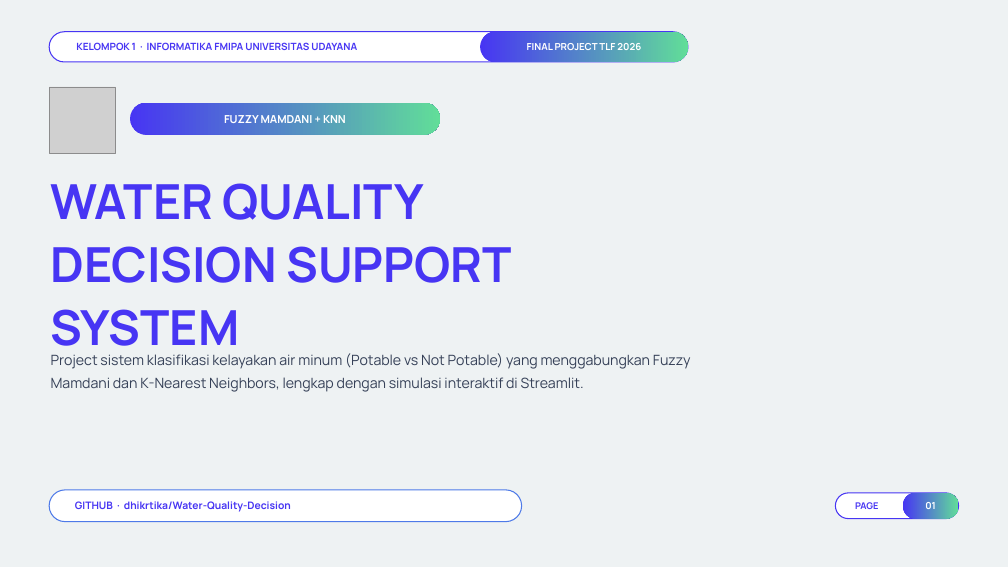
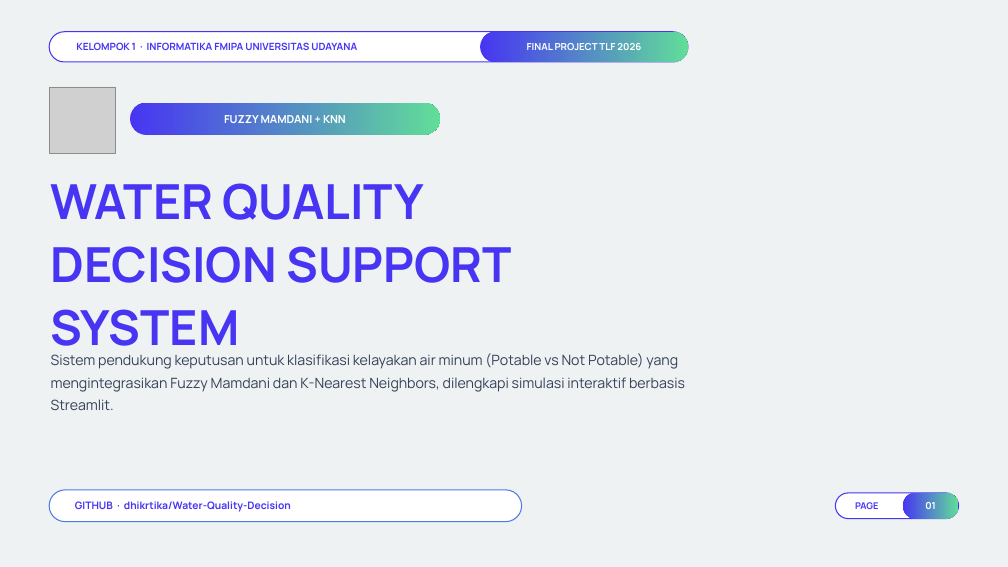
Before and after one commit to Niel-1/Water-Quality-Decision, a slide deck: slide 1 of docs/Presentasi_Final_Project_TLF_Kelompok_1.pptx. Drawn at 1008x567 pixels with LibreOffice and Linux fonts; fonts in the diff are those of the drawing; grey boxes stand for pictures; background and template pictures are left out. Boxes give left, top, right and bottom in pixels: in the first picture for what was removed or moved away, otherwise in the second. Text is boxed around its words. In the diff, an @@ line names an element or a change of style, - is before the commit and + after.

```diff
--- a/docs/Presentasi_Final_Project_TLF_Kelompok_1.pptx
+++ b/docs/Presentasi_Final_Project_TLF_Kelompok_1.pptx
@@ text at (51,353,685,410): text changed @@
-Project sistem klasifikasi kelayakan air minum (Potable vs Not Potable) yang menggabungkan Fuzzy Mamdani dan K-Nearest Neighbors, lengkap dengan simulasi interaktif di Streamlit.
+Sistem pendukung keputusan untuk klasifikasi kelayakan air minum (Potable vs Not Potable) yang mengintegrasikan Fuzzy Mamdani dan K-Nearest Neighbors, dilengkapi simulasi interaktif berbasis Streamlit.
```
Also in this commit, not shown: 19 other slides changed, 1 other file.
